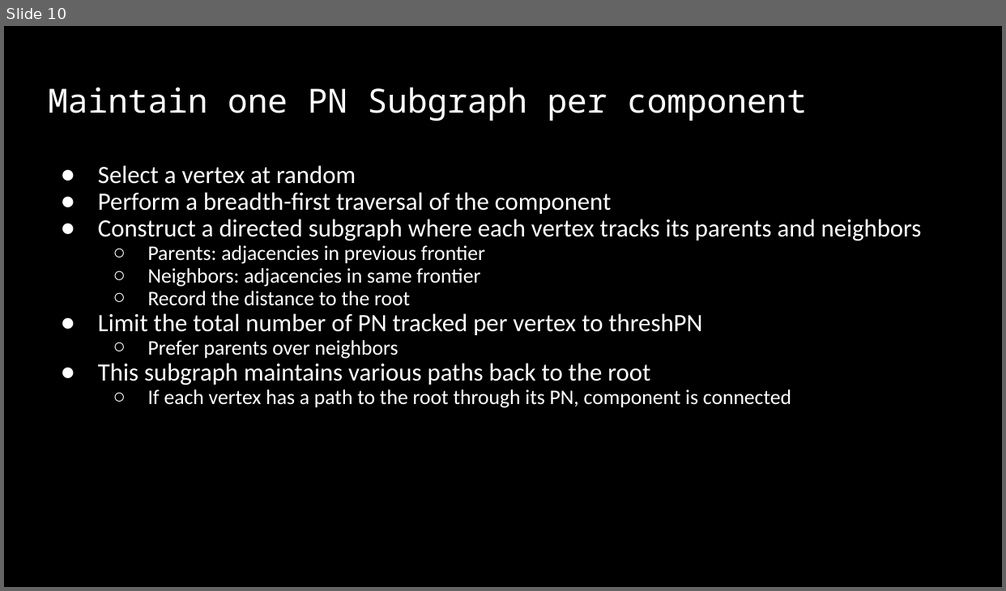
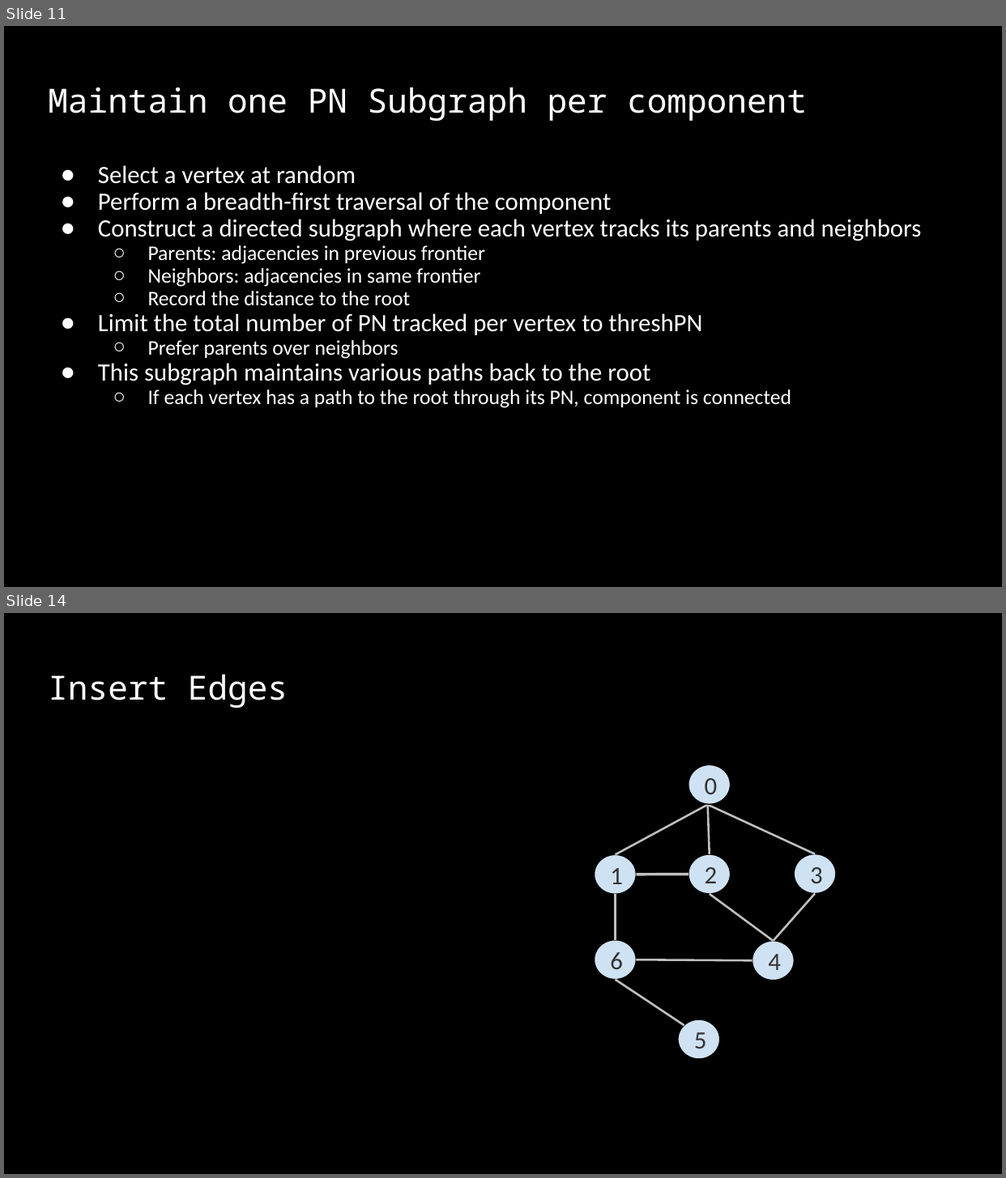
Before and after one commit to molr298/graph-mining-project, a slide deck: Graphmining-project.pptx. Shown one above the other, each under a label of ours: slide 10 before the commit, slides 11 and 14 after it; the slides between them are not shown. The pictures are 1006x591 and 1006x1178 pixels, drawn with LibreOffice and Linux fonts; fonts in the diff are those of the drawing; background and template pictures are left out. Boxes give left, top, right and bottom in pixels: in the first picture for what was removed or moved away, otherwise in the second. Text is boxed around its words. In the diff, an @@ line names an element or a change of style, - is before the commit and + after.

```diff
--- a/Graphmining-project.pptx
+++ b/Graphmining-project.pptx
@@ slide 14 added at <box>4,613,1002,1174</box>, background picture (left out) @@
@@ title added at <box>48,674,288,708</box>, 24 pt, text #FFFFFF @@
+Insert Edges
@@ ellipse added at <box>688,764,731,805</box>, fill #CFE2F3, outline #000000 0.75 pt, 18 pt, text #333333 @@
+0
@@ line added from (708, 805) to (615, 854), #BFBFBF 1.5 pt @@
@@ line added from (708, 805) to (816, 854), #BFBFBF 1.5 pt @@
@@ line added from (708, 805) to (710, 854), #BFBFBF 1.5 pt @@
@@ ellipse added at <box>594,854,636,894</box>, fill #CFE2F3, outline #000000 0.75 pt, 18 pt, text #333333 @@
+1
@@ ellipse added at <box>688,854,731,894</box>, fill #CFE2F3, outline #000000 0.75 pt, 18 pt, text #333333 @@
+2
@@ ellipse added at <box>795,854,836,894</box>, fill #CFE2F3, outline #000000 0.75 pt, 18 pt, text #333333 @@
+3
@@ line added from (636, 875) to (688, 875), #BFBFBF 2 pt @@
@@ line added from (615, 894) to (615, 940), #BFBFBF 1.5 pt @@
@@ line added from (710, 894) to (774, 941), #BFBFBF 1.5 pt @@
@@ line added from (816, 893) to (774, 941), #BFBFBF 1.5 pt @@
@@ ellipse added at <box>594,940,636,980</box>, fill #CFE2F3, outline #000000 0.75 pt, 18 pt, text #333333 @@
+6
@@ ellipse added at <box>752,941,795,982</box>, fill #CFE2F3, outline #000000 0.75 pt, 18 pt, text #333333 @@
+4
@@ line added from (752, 960) to (636, 960), #BFBFBF 1.5 pt @@
@@ line added from (615, 979) to (684, 1025), #BFBFBF 1.5 pt @@
@@ ellipse added at <box>678,1020,719,1060</box>, fill #CFE2F3, outline #000000 0.75 pt, 18 pt, text #333333 @@
+5
@@ what was slide 10 is now slide 11 @@
```
Also in this commit, not shown: 8 slides changed, 8 other slides added, 4 slides removed.
